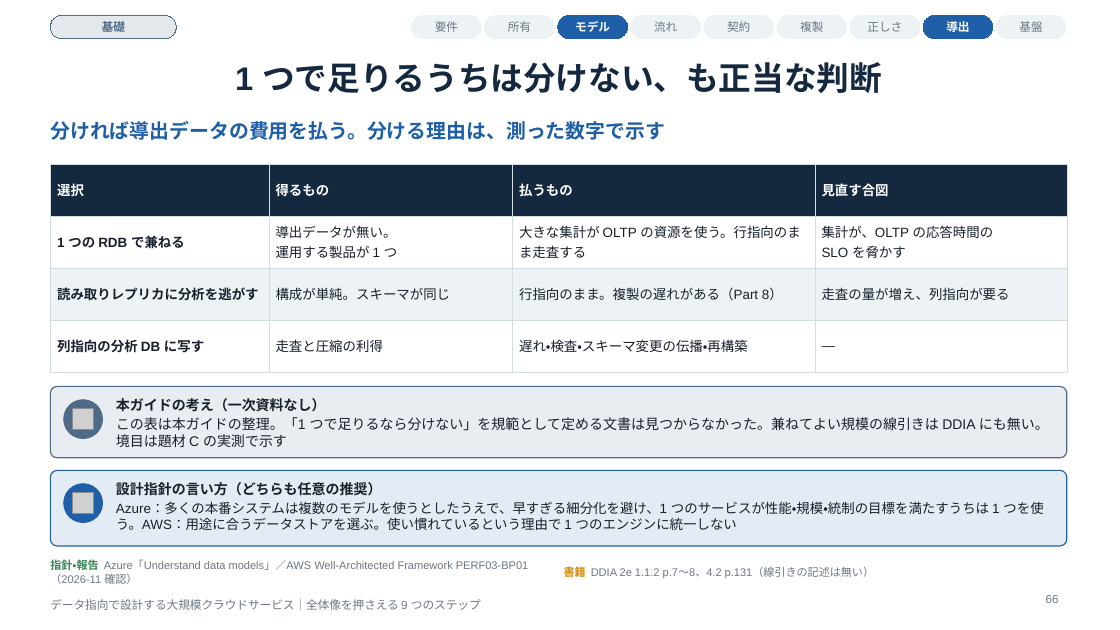
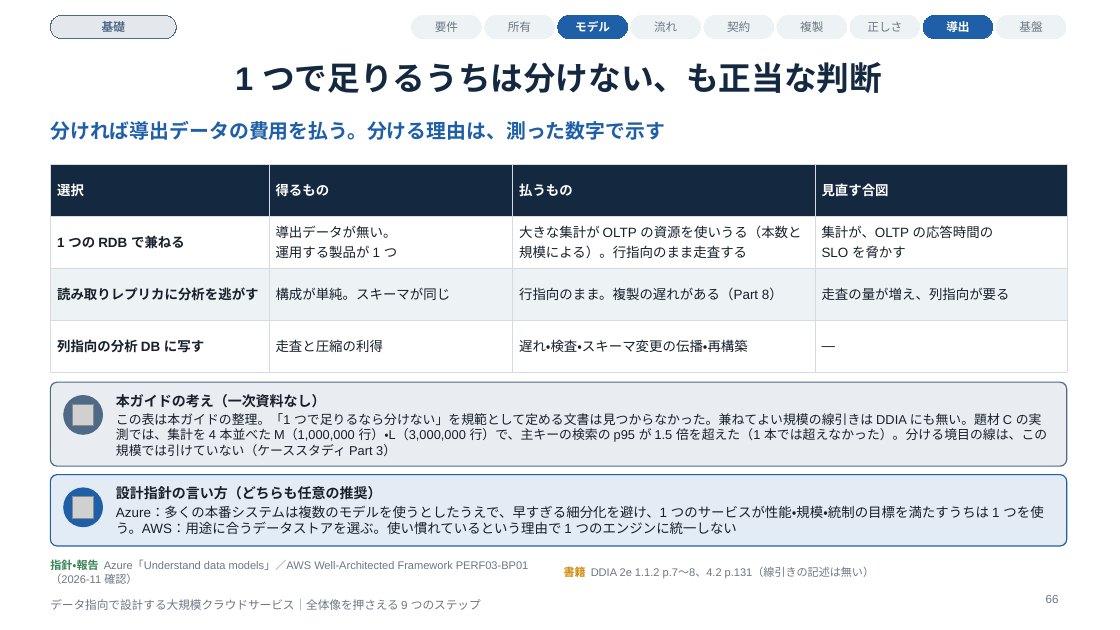
Before and after one commit to Takenori-Kusaka/data-intensive-design-guide, a slide deck: slide 66 of slides/data-intensive-design-guide.pptx. Drawn at 1120x630 pixels with LibreOffice and Linux fonts; fonts in the diff are those of the drawing; grey boxes stand for pictures. Boxes give left, top, right and bottom in pixels: in the first picture for what was removed or moved away, otherwise in the second. Text is boxed around its words. In the diff, an @@ line names an element or a change of style, - is before the commit and + after.

```diff
--- a/slides/data-intensive-design-guide.pptx
+++ b/slides/data-intensive-design-guide.pptx
@@ table at <box>50,164,1067,359</box> @@
-row 2, column 3: 大きな集計が OLTP の資源を使う。行指向のまま走査する
+row 2, column 3: 大きな集計が OLTP の資源を使いうる（本数と規模による）。行指向のまま走査する
@@ rounded rectangle at <box>50,382,1067,466</box>: proportions changed @@
@@ rounded rectangle: place and size @@
-rounded rectangle at <box>50,386,1067,458</box>
+rounded rectangle at <box>50,382,1067,466</box>
@@ ellipse: place and size @@
-ellipse at <box>64,400,103,439</box>
+ellipse at <box>64,396,103,434</box>
@@ picture: place and size @@
-picture at <box>72,408,94,430</box>
+picture at <box>72,404,94,426</box>
@@ text at <box>116,413,1047,456</box>: text changed; size 12 to 11 pt @@
-この表は本ガイドの整理。「1 つで足りるなら分けない」を規範として定める文書は見つからなかった。兼ねてよい規模の線引きは DDIA にも無い。境目は題材 C の実測で示す
+この表は本ガイドの整理。「1 つで足りるなら分けない」を規範として定める文書は見つからなかった。兼ねてよい規模の線引きは DDIA にも無い。題材 C の実測では、集計を 4 本並べた M（1,000,000 行）・L（3,000,000 行）で、主キーの検索の p95 が 1.5 倍を超えた（1 本では超えなかった）。分ける境目の線は、この規模では引けていない（ケーススタディ Part 3）
@@ rounded rectangle: place and size @@
-rounded rectangle at <box>50,471,1067,546</box>
+rounded rectangle at <box>50,475,1067,546</box>
@@ rounded rectangle at <box>50,475,1067,546</box>: proportions changed @@
@@ ellipse: place and size @@
-ellipse at <box>64,484,103,523</box>
+ellipse at <box>64,488,103,527</box>
@@ picture: place and size @@
-picture at <box>72,492,94,514</box>
+picture at <box>72,497,94,518</box>
@@ text "設計指針の言い方（どちらも任意の推奨）": place and size @@
-text "設計指針の言い方（どちらも任意の推奨）" at <box>116,482,1043,530</box>
+text "設計指針の言い方（どちらも任意の推奨）" at <box>116,486,1043,534</box>
```
Also in this commit, not shown: 48 other slides changed, 54 other files.
